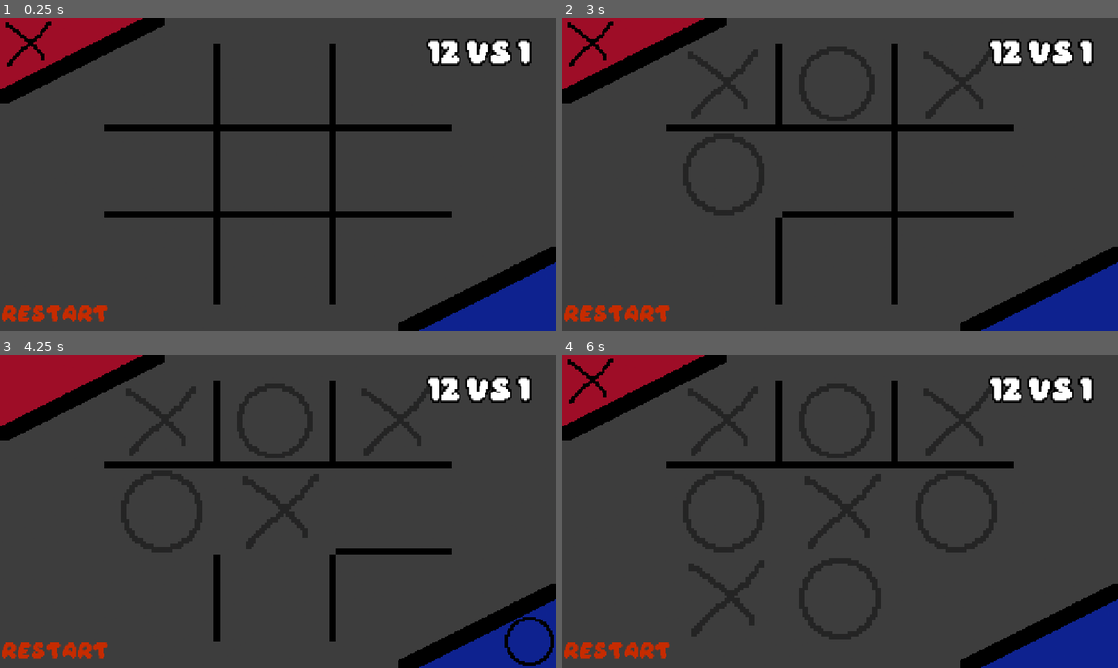
Above: before the commit, frames 1-4 (two rows, left to right).
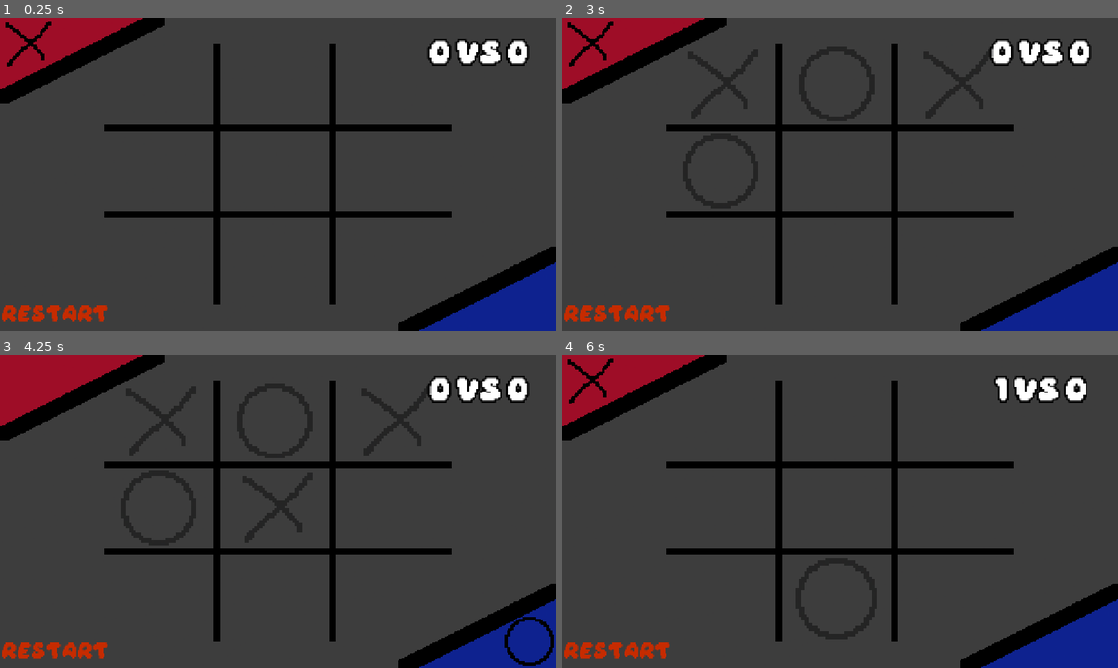
Above: after the commit, the same moments.

Repository: vii-abdullatif/Co-op
Game: Godot game, scene res://scenes/tictactoe/normal.tscn
Same seed, same stepped clock (60 frames per second), same inputs: the game is played once before the commit and once after it. This scene is started directly instead of the project's main scene.
Inputs (mouse positions are in pixels of both pictures, inside the frame that each line leads up to):
- Up to frame 1 (0.25 s): no input
- Up to frame 2 (3 s): click (723, 86) at 0.5 s; click (840, 86) at 1.25 s; click (956, 86) at 2 s; click (723, 174) at 2.75 s
- Up to frame 3 (4.25 s): click (278, 511) at 3.5 s
- Up to frame 4 (6 s): click (956, 511) at 4.25 s; click (723, 599) at 5 s; click (840, 599) at 5.75 s

The runs differ from the first frame. In frame 1, 1.1% of the frame differs, in the area x 76-96%, y 6-16%; in frame 2, 2.6%; in frame 3, 4.0%; in frame 4, 8.8%, in the area x 18-96%, y 6-92%.

Commit message:
Normal TicTacToe Done

Diff:
--- a/scenes/tictactoe/normal.gd
+++ b/scenes/tictactoe/normal.gd
@@ -12,12 +12,13 @@
 	[0,4,8],[2,4,6]
 ]
 
+@onready var score :Label = $score
 @onready var x = $canvas/X
 @onready var o = $canvas/O
 @onready var restart_btn = $restart
 var turn = "x"
 var x_score := 0
-var y_score := 0
+var o_score := 0
 var textures = {
 	"x":preload("res://assets/x-tic.png"),
 	"o":preload("res://assets/o.png")
@@ -54,6 +55,7 @@
 	restart()
 
 func _process(_delta:float):
+	score.text = str(x_score) + " VS " + str(o_score)
 	x.visible = turn=="x"
 	o.visible = turn == "o"
 
@@ -78,6 +80,11 @@
 	for line in LINES:
 		var a:String = board[line[0]]
 		if a != "" and a== board[line[1]] and  a == board[line[2]]:
-			print(a)
+			if a=="x":
+				x_score+=1
+			else:
+				o_score+=1
+			restart()
 	if not board.has(""):
+		await get_tree().create_timer(1.5).timeout
 		restart()
--- a/scenes/tictactoe/normal.tscn
+++ b/scenes/tictactoe/normal.tscn
@@ -99,6 +99,133 @@
 border_width_bottom = 16
 border_color = Color(0, 0, 0, 1)
 
+[sub_resource type="StyleBoxFlat" id="StyleBoxFlat_bkpgs"]
+bg_color = Color(0.6, 0.6, 0.6, 0)
+border_width_right = 16
+border_width_bottom = 16
+border_color = Color(0, 0, 0, 1)
+
+[sub_resource type="StyleBoxFlat" id="StyleBoxFlat_xv0aq"]
+bg_color = Color(0, 0, 0, 0)
+border_width_right = 16
+border_width_bottom = 16
+border_color = Color(0, 0, 0, 1)
+
+[sub_resource type="StyleBoxFlat" id="StyleBoxFlat_05t70"]
+bg_color = Color(0.6, 0.6, 0.6, 0)
+border_width_right = 16
+border_width_bottom = 16
+border_color = Color(0, 0, 0, 1)
+
+[sub_resource type="StyleBoxFlat" id="StyleBoxFlat_wjkj4"]
+bg_color = Color(0.6, 0.6, 0.6, 0)
+border_width_right = 16
+border_width_bottom = 16
+border_color = Color(0, 0, 0, 1)
+
+[sub_resource type="StyleBoxFlat" id="StyleBoxFlat_2kfrj"]
+bg_color = Color(0.6, 0.6, 0.6, 0)
+border_width_right = 16
+border_width_bottom = 16
+border_color = Color(0, 0, 0, 1)
+
+[sub_resource type="StyleBoxFlat" id="StyleBoxFlat_jg2sw"]
+bg_color = Color(0.6, 0.6, 0.6, 0)
+border_width_right = 16
+border_width_bottom = 16
+border_color = Color(0, 0, 0, 1)
+
+[sub_resource type="StyleBoxFlat" id="StyleBoxFlat_d5wug"]
+bg_color = Color(0.6, 0.6, 0.6, 0)
+border_width_right = 16
+border_width_bottom = 16
+border_color = Color(0, 0, 0, 1)
+
+[sub_resource type="StyleBoxFlat" id="StyleBoxFlat_1epdk"]
+bg_color = Color(0.6, 0.6, 0.6, 0)
+border_width_right = 16
+border_width_bottom = 16
+border_color = Color(0, 0, 0, 1)
+
+[sub_resource type="StyleBoxFlat" id="StyleBoxFlat_fl31c"]
+bg_color = Color(0.6, 0.6, 0.6, 0)
+border_width_bottom = 16
+border_color = Color(0, 0, 0, 1)
+
+[sub_resource type="StyleBoxFlat" id="StyleBoxFlat_gd0wq"]
+bg_color = Color(0.6, 0.6, 0.6, 0)
+border_width_bottom = 16
+border_color = Color(0, 0, 0, 1)
+
+[sub_resource type="StyleBoxFlat" id="StyleBoxFlat_kpeq4"]
+bg_color = Color(0.6, 0.6, 0.6, 0)
+border_width_bottom = 16
+border_color = Color(0, 0, 0, 1)
+
+[sub_resource type="StyleBoxFlat" id="StyleBoxFlat_r0nyo"]
+bg_color = Color(0.6, 0.6, 0.6, 0)
+border_width_bottom = 16
+border_color = Color(0, 0, 0, 1)
+
+[sub_resource type="StyleBoxFlat" id="StyleBoxFlat_vmxd1"]
+bg_color = Color(0.6, 0.6, 0.6, 0)
+border_width_bottom = 16
+border_color = Color(0, 0, 0, 1)
+
+[sub_resource type="StyleBoxFlat" id="StyleBoxFlat_epvp8"]
+bg_color = Color(0.6, 0.6, 0.6, 0)
+border_width_right = 16
+border_color = Color(0, 0, 0, 1)
+
+[sub_resource type="StyleBoxFlat" id="StyleBoxFlat_ngojn"]
+bg_color = Color(0.6, 0.6, 0.6, 0)
+border_width_right = 16
+border_color = Color(0, 0, 0, 1)
+
+[sub_resource type="StyleBoxFlat" id="StyleBoxFlat_7wuya"]
+bg_color = Color(0.6, 0.6, 0.6, 0)
+border_width_right = 16
+border_color = Color(0, 0, 0, 1)
+
+[sub_resource type="StyleBoxFlat" id="StyleBoxFlat_o5ui4"]
+bg_color = Color(0.6, 0.6, 0.6, 0)
+border_width_right = 16
+border_color = Color(0, 0, 0, 1)
+
+[sub_resource type="StyleBoxFlat" id="StyleBoxFlat_laa77"]
+bg_color = Color(0.6, 0.6, 0.6, 0)
+border_width_right = 16
+border_color = Color(0, 0, 0, 1)
+
+[sub_resource type="StyleBoxFlat" id="StyleBoxFlat_2yhqe"]
+bg_color = Color(0.6, 0.6, 0.6, 0)
+border_width_right = 16
+border_color = Color(0, 0, 0, 1)
+
+[sub_resource type="StyleBoxFlat" id="StyleBoxFlat_f8gbc"]
+bg_color = Color(0.6, 0.6, 0.6, 0)
+border_width_right = 16
+border_color = Color(0, 0, 0, 1)
+
+[sub_resource type="StyleBoxFlat" id="StyleBoxFlat_b0osg"]
+bg_color = Color(0.6, 0.6, 0.6, 0)
+border_width_right = 16
+border_color = Color(0, 0, 0, 1)
+
+[sub_resource type="StyleBoxFlat" id="StyleBoxFlat_rra0p"]
+bg_color = Color(0.6, 0.6, 0.6, 0)
+border_width_right = 16
+border_color = Color(0, 0, 0, 1)
+
+[sub_resource type="StyleBoxFlat" id="StyleBoxFlat_deffo"]
+bg_color = Color(0.6, 0.6, 0.6, 0)
+border_width_right = 16
+border_color = Color(0, 0, 0, 1)
+
+[sub_resource type="StyleBoxFlat" id="StyleBoxFlat_du5l4"]
+bg_color = Color(0.6, 0.6, 0.6, 0)
+border_color = Color(0, 0, 0, 1)
+
 [sub_resource type="StyleBoxEmpty" id="StyleBoxEmpty_hxae3"]
 
 [sub_resource type="StyleBoxEmpty" id="StyleBoxEmpty_epcrr"]
@@ -106,25 +233,6 @@
 [sub_resource type="StyleBoxEmpty" id="StyleBoxEmpty_ft05g"]
 
 [sub_resource type="StyleBoxEmpty" id="StyleBoxEmpty_1emcd"]
-
-[sub_resource type="StyleBoxFlat" id="StyleBoxFlat_fl31c"]
-bg_color = Color(0.6, 0.6, 0.6, 0)
-border_width_bottom = 16
-border_color = Color(0, 0, 0, 1)
-
-[sub_resource type="StyleBoxFlat" id="StyleBoxFlat_epvp8"]
-bg_color = Color(0.6, 0.6, 0.6, 0)
-border_width_right = 16
-border_color = Color(0, 0, 0, 1)
-
-[sub_resource type="StyleBoxFlat" id="StyleBoxFlat_2yhqe"]
-bg_color = Color(0.6, 0.6, 0.6, 0)
-border_width_right = 16
-border_color = Color(0, 0, 0, 1)
-
-[sub_resource type="StyleBoxFlat" id="StyleBoxFlat_du5l4"]
-bg_color = Color(0.6, 0.6, 0.6, 0)
-border_color = Color(0, 0, 0, 1)
 
 [sub_resource type="StyleBoxEmpty" id="StyleBoxEmpty_epvp8"]
 
@@ -247,10 +355,10 @@
 size_flags_horizontal = 3
 size_flags_vertical = 3
 theme_override_styles/normal = SubResource("StyleBoxFlat_nfrx5")
-theme_override_styles/pressed = SubResource("StyleBoxEmpty_hxae3")
-theme_override_styles/hover = SubResource("StyleBoxEmpty_epcrr")
-theme_override_styles/disabled = SubResource("StyleBoxEmpty_ft05g")
-theme_override_styles/focus = SubResource("StyleBoxEmpty_1emcd")
+theme_override_styles/pressed = SubResource("StyleBoxFlat_bkpgs")
+theme_override_styles/hover = SubResource("StyleBoxFlat_xv0aq")
+theme_override_styles/disabled = SubResource("StyleBoxFlat_05t70")
+theme_override_styles/focus = SubResource("StyleBoxFlat_wjkj4")
 icon_alignment = 1
 expand_icon = true
 
@@ -260,10 +368,10 @@
 size_flags_horizontal = 3
 size_flags_vertical = 3
 theme_override_styles/normal = SubResource("StyleBoxFlat_nfrx5")
-theme_override_styles/pressed = SubResource("StyleBoxEmpty_hxae3")
-theme_override_styles/hover = SubResource("StyleBoxEmpty_epcrr")
-theme_override_styles/disabled = SubResource("StyleBoxEmpty_ft05g")
-theme_override_styles/focus = SubResource("StyleBoxEmpty_1emcd")
+theme_override_styles/pressed = SubResource("StyleBoxFlat_2kfrj")
+theme_override_styles/hover = SubResource("StyleBoxFlat_jg2sw")
+theme_override_styles/disabled = SubResource("StyleBoxFlat_d5wug")
+theme_override_styles/focus = SubResource("StyleBoxFlat_1epdk")
 icon_alignment = 1
 expand_icon = true
 
@@ -273,10 +381,10 @@
 size_flags_horizontal = 3
 size_flags_vertical = 3
 theme_override_styles/normal = SubResource("StyleBoxFlat_fl31c")
-theme_override_styles/pressed = SubResource("StyleBoxEmpty_hxae3")
-theme_override_styles/hover = SubResource("StyleBoxEmpty_epcrr")
-theme_override_styles/disabled = SubResource("StyleBoxEmpty_ft05g")
-theme_override_styles/focus = SubResource("StyleBoxEmpty_1emcd")
+theme_override_styles/pressed = SubResource("StyleBoxFlat_gd0wq")
+theme_override_styles/hover = SubResource("StyleBoxFlat_kpeq4")
+theme_override_styles/disabled = SubResource("StyleBoxFlat_r0nyo")
+theme_override_styles/focus = SubResource("StyleBoxFlat_vmxd1")
 icon_alignment = 1
 expand_icon = true
 
@@ -286,10 +394,10 @@
 size_flags_horizontal = 3
 size_flags_vertical = 3
 theme_override_styles/normal = SubResource("StyleBoxFlat_epvp8")
-theme_override_styles/pressed = SubResource("StyleBoxEmpty_hxae3")
-theme_override_styles/hover = SubResource("StyleBoxEmpty_epcrr")
-theme_override_styles/disabled = SubResource("StyleBoxEmpty_ft05g")
-theme_override_styles/focus = SubResource("StyleBoxEmpty_1emcd")
+theme_override_styles/pressed = SubResource("StyleBoxFlat_ngojn")
+theme_override_styles/hover = SubResource("StyleBoxFlat_7wuya")
+theme_override_styles/disabled = SubResource("StyleBoxFlat_o5ui4")
+theme_override_styles/focus = SubResource("StyleBoxFlat_laa77")
 icon_alignment = 1
 expand_icon = true
 
@@ -299,10 +407,10 @@
 size_flags_horizontal = 3
 size_flags_vertical = 3
 theme_override_styles/normal = SubResource("StyleBoxFlat_2yhqe")
-theme_override_styles/pressed = SubResource("StyleBoxEmpty_hxae3")
-theme_override_styles/hover = SubResource("StyleBoxEmpty_epcrr")
-theme_override_styles/disabled = SubResource("StyleBoxEmpty_ft05g")
-theme_override_styles/focus = SubResource("StyleBoxEmpty_1emcd")
+theme_override_styles/pressed = SubResource("StyleBoxFlat_f8gbc")
+theme_override_styles/hover = SubResource("StyleBoxFlat_b0osg")
+theme_override_styles/disabled = SubResource("StyleBoxFlat_rra0p")
+theme_override_styles/focus = SubResource("StyleBoxFlat_deffo")
 icon_alignment = 1
 expand_icon = true
 
